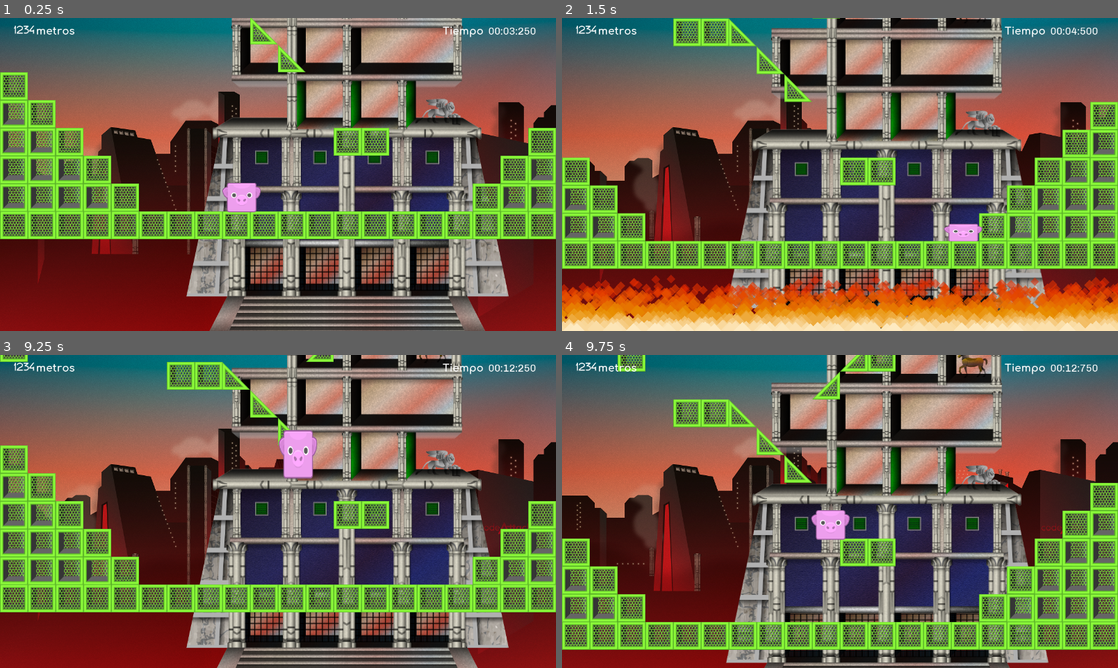
Above: before the commit, frames 1-4 (two rows, left to right).
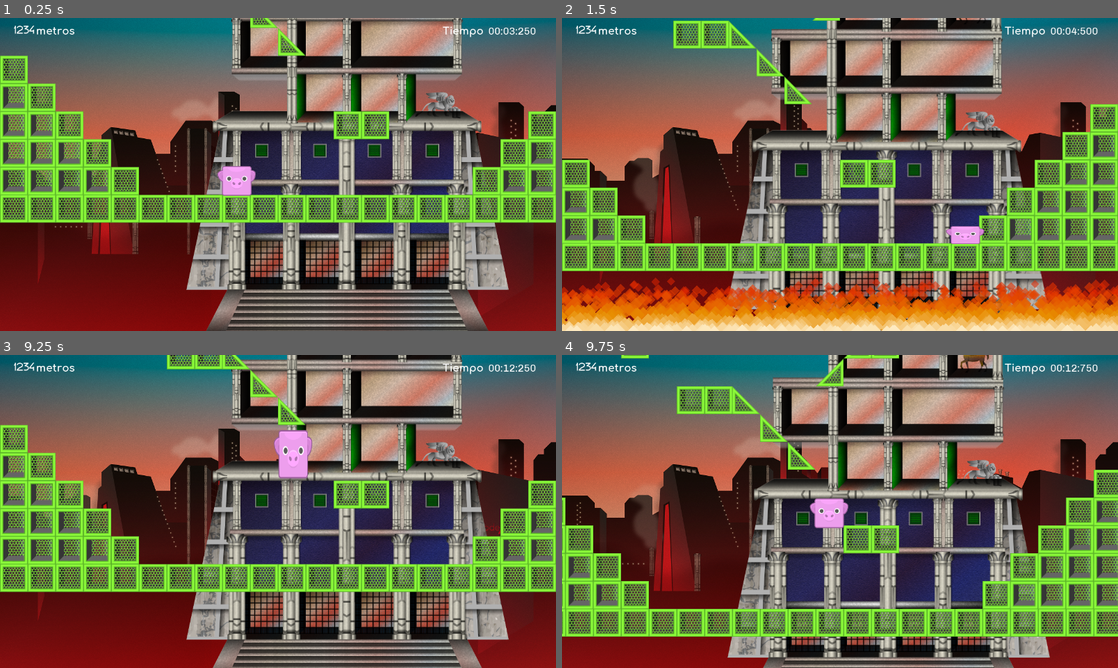
Above: after the commit, the same moments.

Repository: codeattack-medialab/AlwaysGoUp
Game: Godot game, scene res://Start.tscn
Two runs of this game, one before a commit and one after it. Both use one fixed random seed, a clock stepped at 60 frames per second and the inputs below.
Inputs:
- Up to frame 1 (0.25 s): no input
- Up to frame 2 (1.5 s): hold Right (move_right) from 0.53 s (still down); tap Up (jump) at 0.77 s
- Up to frame 3 (9.25 s): tap Up (jump) at 1.52, 3.02, 3.77, 4.52, 6.02, 6.77, 7.52, 9.02 s; release Right (move_right) at 2.03 s; hold Left (move_left) 2.03-2.78 s; hold Right (move_right) 2.78-4.28 s; hold Left (move_left) 4.28-5.03 s; hold Right (move_right) 5.03-5.78 s; hold Left (move_left) 5.78-7.28 s; hold Right (move_right) from 7.28 s (still down)
- Up to frame 4 (9.75 s): release Right (move_right) at 9.53 s; hold Left (move_left) from 9.53 s (still down)

The runs differ from the first frame. In frame 1, 39% of the frame differs, in the area x 0-100%, y 0-100%; in frame 2, 26%; in frame 3, 46%; in frame 4, 43%.
Error in both runs: Invalid set index 'text' (on base: 'Label (ScoreInMeters.gd)') with value of type 'int'. (res://ScoreInMeters.gd:13)

Commit message:
Better way to compute start point for height

Diff:
--- a/Game.tscn
+++ b/Game.tscn
@@ -121,7 +121,7 @@
 
 [node name="Character" parent="." index="3" instance=ExtResource( 6 )]
 
-position = Vector2( 556.356, 608.901 )
+position = Vector2( 544.953, 656.142 )
 
 [node name="Fire" type="Particles2D" parent="." index="4"]
 
--- a/game.gd
+++ b/game.gd
@@ -1,11 +1,13 @@
 extends Node
 
 var fire_position = 1140
-var best_score = 0
+var best_height = 0
 var character_dead = false
+var start_point = 0
 
 func _ready():
 	randomize()
+	start_point = $Character.position.y
 	$Fire.position.y = fire_position
 	$HUD.update_height(0)
 
@@ -25,7 +27,7 @@
 			$HUD.record_time()
 			character_dead = true
 	else:
-		var new_score = int((700 - $Character.position.y) / 64)
-		if new_score > best_score:
-			best_score = new_score
-			$HUD.update_height(best_score)
+		var new_height = int((start_point - $Character.position.y) / 64)
+		if new_height > best_height:
+			best_height = new_height
+			$HUD.update_height(best_height)
